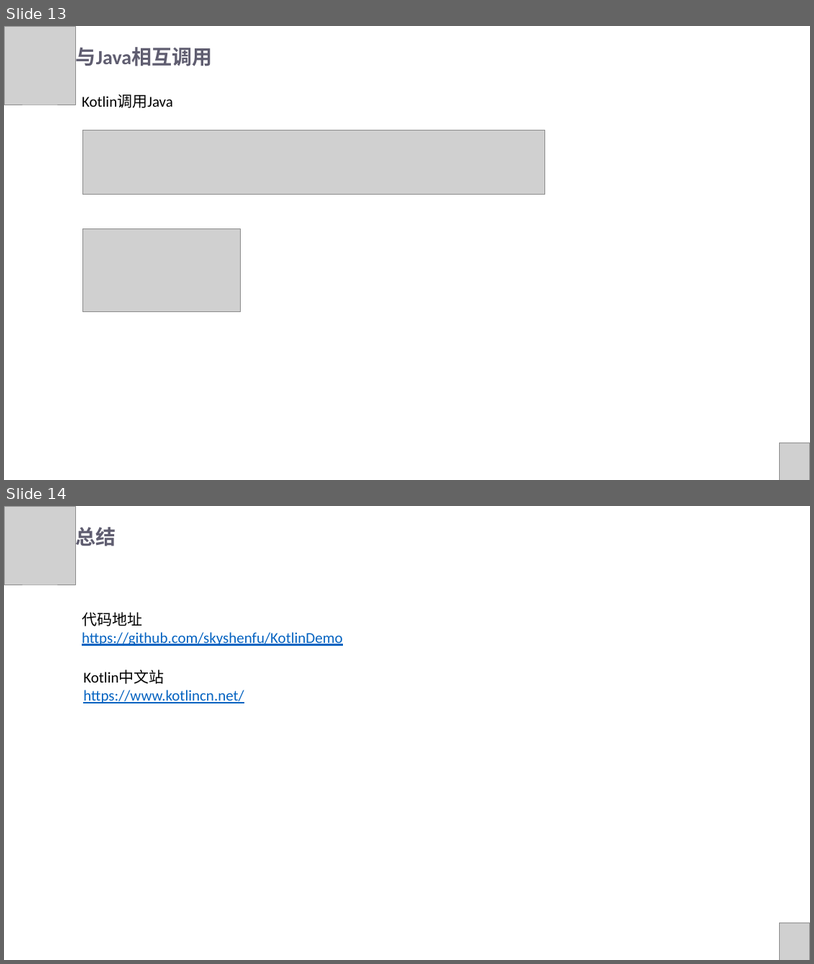
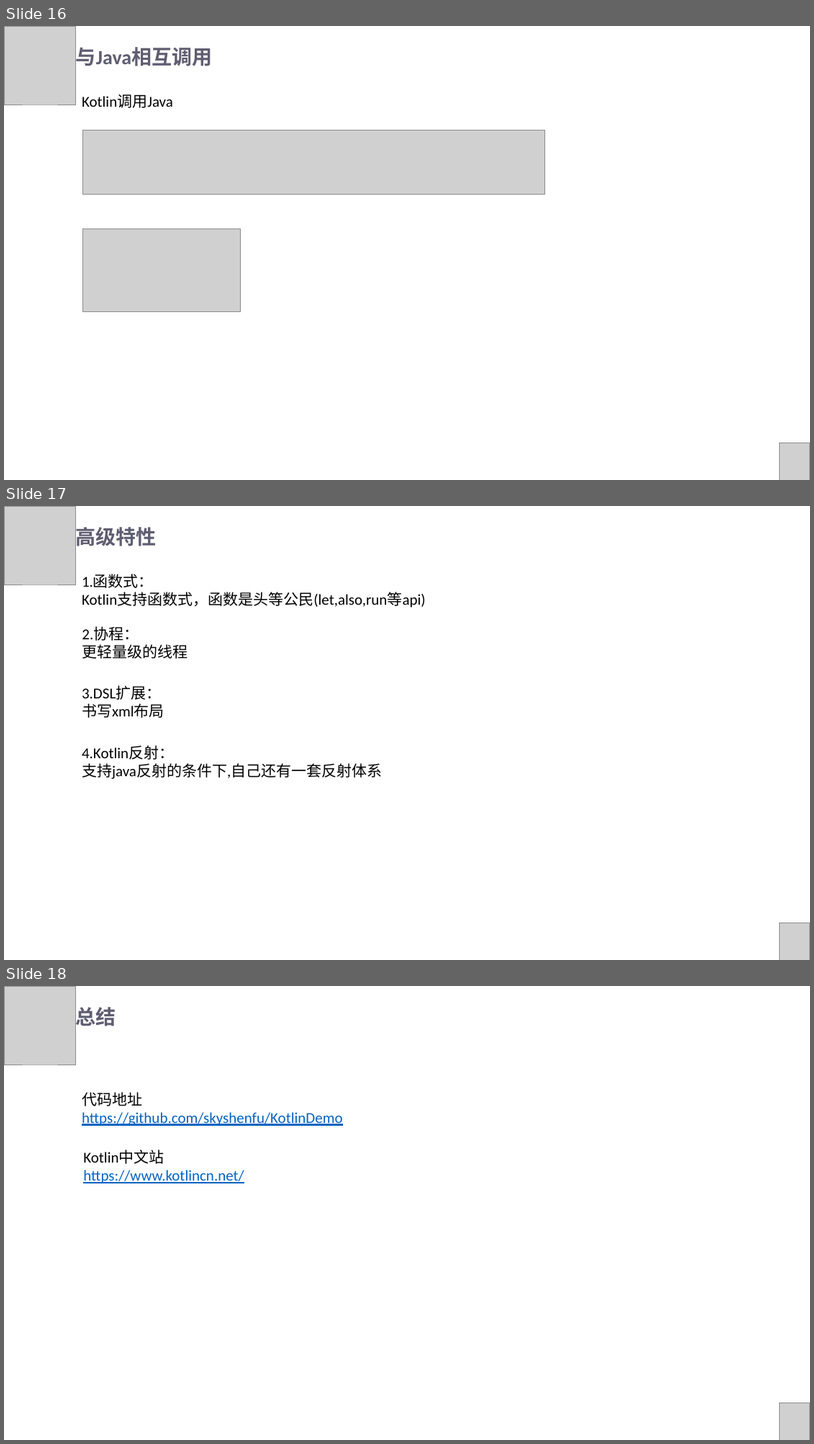
Before and after one commit to skyshenfu/KotlinDemo, a slide deck: doc/Kotlin入门.pptx. Shown one above the other, each under a label of ours: slides 13 and 14 before the commit, slides 16, 17 and 18 after it. The pictures are 814x964 and 814x1444 pixels, drawn with LibreOffice and Linux fonts; fonts in the diff are those of the drawing; grey boxes stand for pictures. Boxes give left, top, right and bottom in pixels: in the first picture for what was removed or moved away, otherwise in the second. Text is boxed around its words. In the diff, an @@ line names an element or a change of style, - is before the commit and + after.

```diff
--- a/doc/Kotlin入门.pptx
+++ b/doc/Kotlin入门.pptx
@@ slide 17 added at bbox=[4, 506, 810, 960], background #FFFFFF @@
@@ picture added at bbox=[4, 506, 76, 584] @@
@@ text added at bbox=[76, 527, 157, 546], 24 pt, text #5F5D70, bold @@
+高级特性
@@ text added at bbox=[82, 574, 426, 608], 18 pt, text #000000 @@
+1.函数式：
+Kotlin支持函数式，函数是头等公民(let,also,run等api)
@@ text added at bbox=[82, 627, 188, 659], 18 pt, text #000000 @@
+2.协程：
+更轻量级的线程
@@ text added at bbox=[82, 686, 165, 718], 18 pt, text #000000 @@
+3.DSL扩展：
+书写xml布局
@@ text added at bbox=[82, 745, 382, 779], 18 pt, text #000000 @@
+4.Kotlin反射：
+支持java反射的条件下,自己还有一套反射体系
@@ picture added at bbox=[780, 923, 810, 960] @@
@@ what was slide 13 is now slide 16 @@
@@ what was slide 14 is now slide 18 @@
```
Also in this commit, not shown: 7 slides changed, 3 other slides added.
